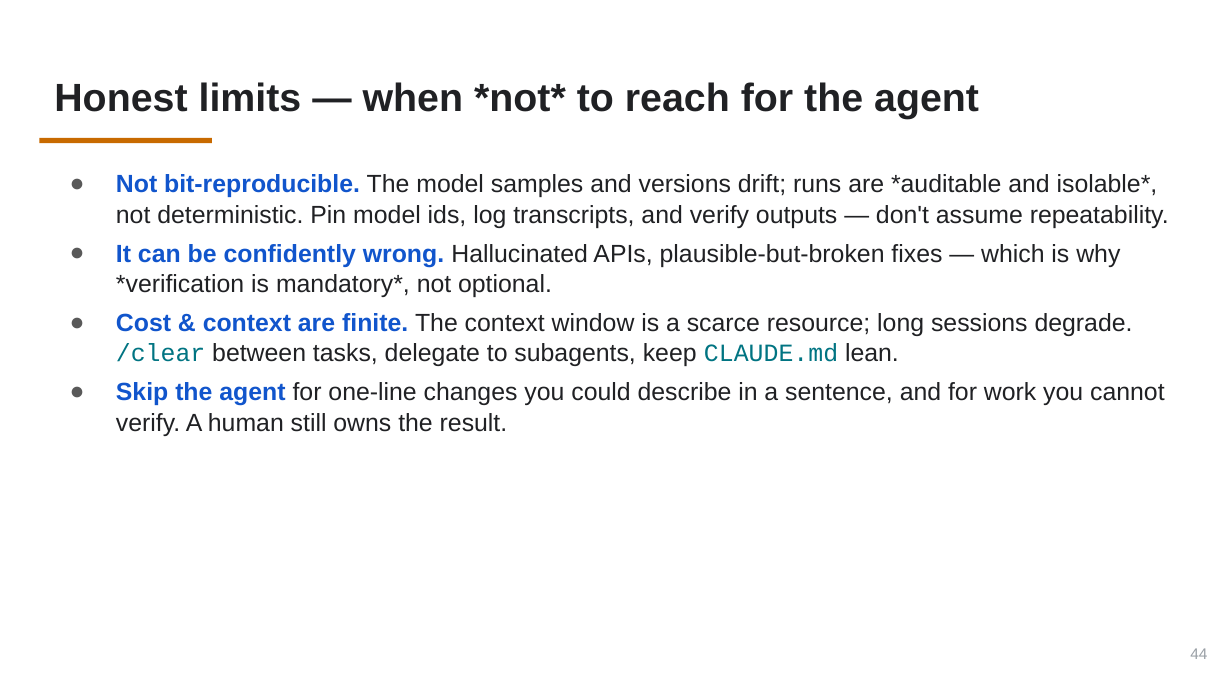
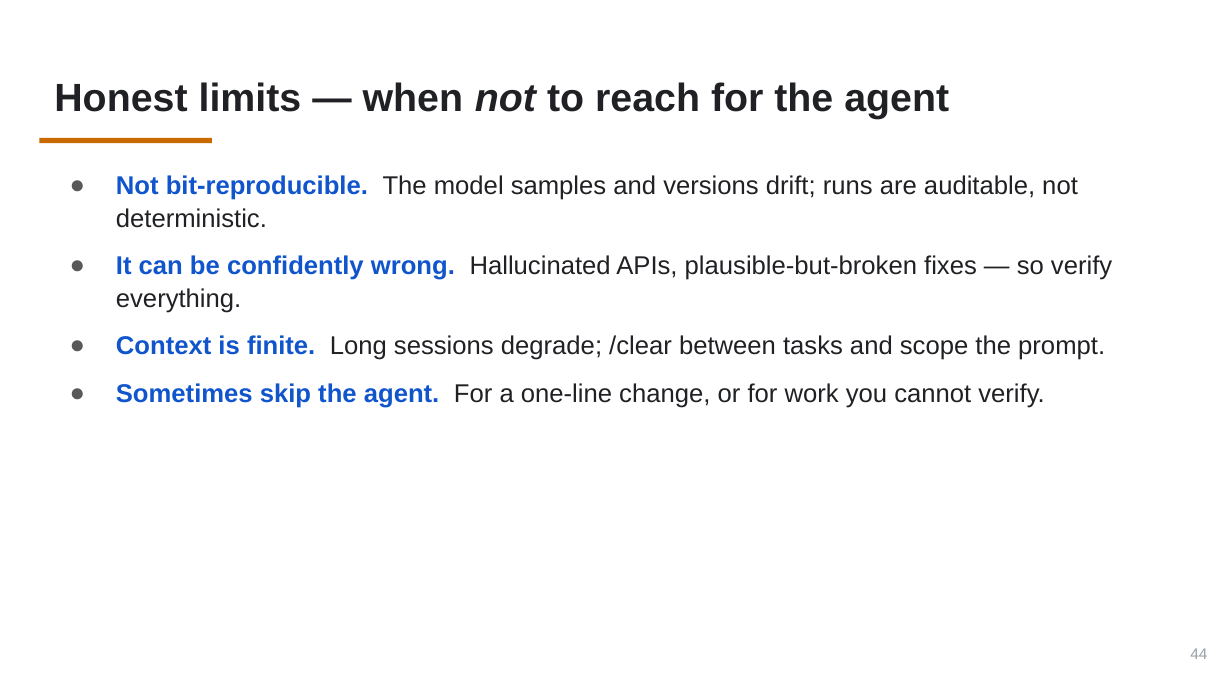
Before and after one commit to PursuitOfDataScience/uchicago-workshops, a slide deck: slide 44 of claude-code-tutorial/claude-code-tutorial.pptx. Drawn at 1232x693 pixels with LibreOffice and Linux fonts; fonts in the diff are those of the drawing. Boxes give left, top, right and bottom in pixels: in the first picture for what was removed or moved away, otherwise in the second. Text is boxed around its words. In the diff, an @@ line names an element or a change of style, - is before the commit and + after.

```diff
--- a/claude-code-tutorial/claude-code-tutorial.pptx
+++ b/claude-code-tutorial/claude-code-tutorial.pptx
@@ title at bbox=[54, 82, 949, 119]: text changed @@
-Honest limits — when *not* to reach for the agent
+Honest limits — when not to reach for the agent
@@ text at bbox=[116, 175, 1112, 408]: text changed; size 14.5 to 15 pt @@
-● Not bit-reproducible. The model samples and versions drift; runs are *auditable and isolable*, not deterministic. Pin model ids, log transcripts, and verify outputs — don't assume repeatability.
-● It can be confidently wrong. Hallucinated APIs, plausible-but-broken fixes — which is why *verification is mandatory*, not optional.
-● Cost & context are finite. The context window is a scarce resource; long sessions degrade. /clear between tasks, delegate to subagents, keep CLAUDE.md lean.
-● Skip the agent for one-line changes you could describe in a sentence, and for work you cannot verify. A human still owns the result.
+● Not bit-reproducible. The model samples and versions drift; runs are auditable, not deterministic.
+● It can be confidently wrong. Hallucinated APIs, plausible-but-broken fixes — so verify everything.
+● Context is finite. Long sessions degrade; /clear between tasks and scope the prompt.
+● Sometimes skip the agent. For a one-line change, or for work you cannot verify.
```
Also in this commit, not shown: 35 other slides changed, 3 other files.
